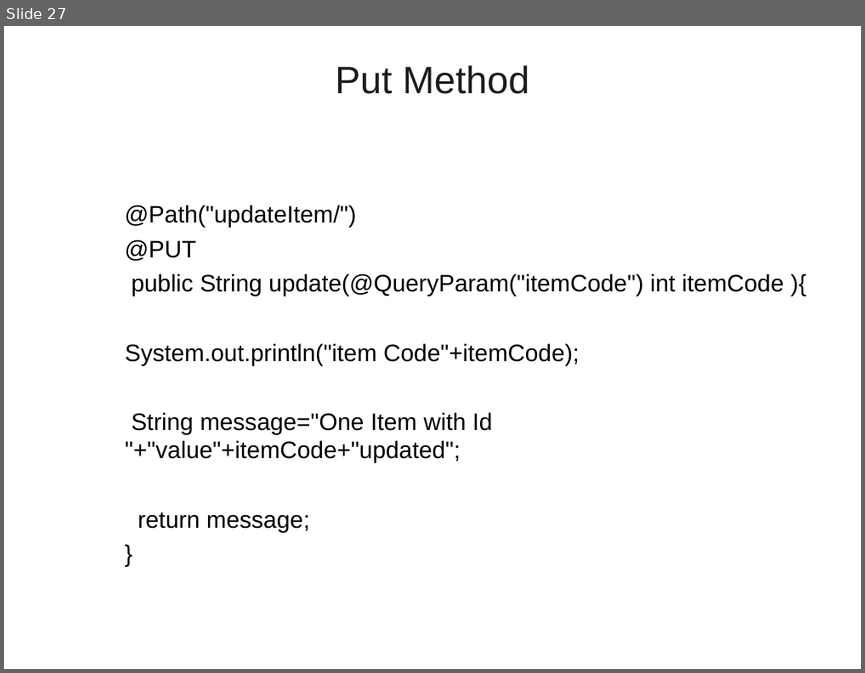
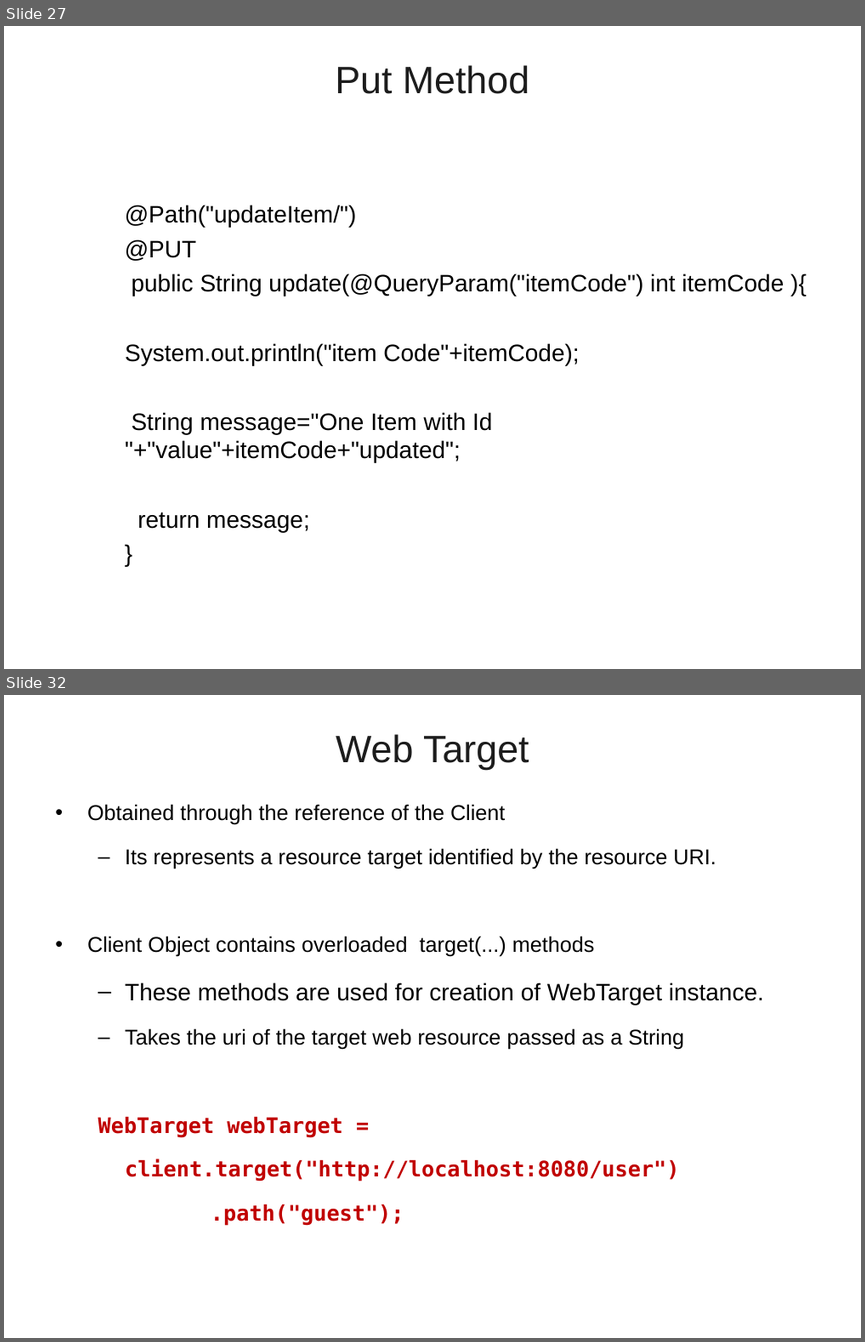
Before and after one commit to vatsanTraining/tieto_2022, a slide deck: Rest_WebService.ppt. Shown one above the other, each under a label of ours: slide 27 before the commit, slides 27 and 32 after it; the slides between them are not shown. The pictures are 865x673 and 865x1342 pixels, drawn with LibreOffice and Linux fonts; fonts in the diff are those of the drawing; background and template pictures are left out. Boxes give left, top, right and bottom in pixels: in the first picture for what was removed or moved away, otherwise in the second. Text is boxed around its words. In the diff, an @@ line names an element or a change of style, - is before the commit and + after.

```diff
--- a/Rest_WebService.ppt
+++ b/Rest_WebService.ppt
@@ slide 32 added at [4, 695, 861, 1338], background picture (left out) @@
@@ title added at [336, 734, 528, 770], 32 pt, text #1C1C1C @@
+Web Target
@@ text added at [87, 804, 764, 1225], 18 pt, text #000000 @@
+• Obtained through the reference of the Client
+  – Its represents a resource target identified by the resource URI.
+• Client Object contains overloaded target(...) methods
+  – These methods are used for creation of WebTarget instance.
+  – Takes the uri of the target web resource passed as a String
+  WebTarget webTarget =
+  client.target("http://localhost:8080/user")
+  .path("guest");
```
Also in this commit, not shown: 32 other slides added.
